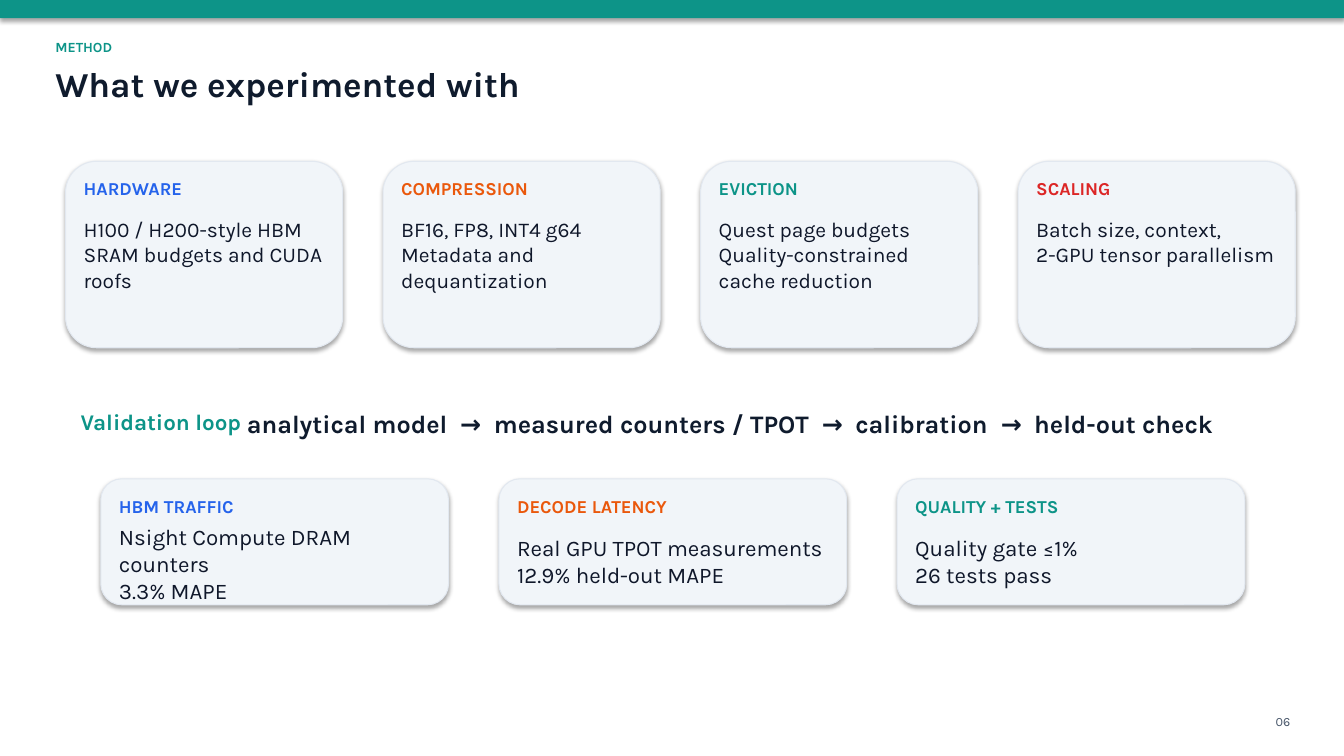
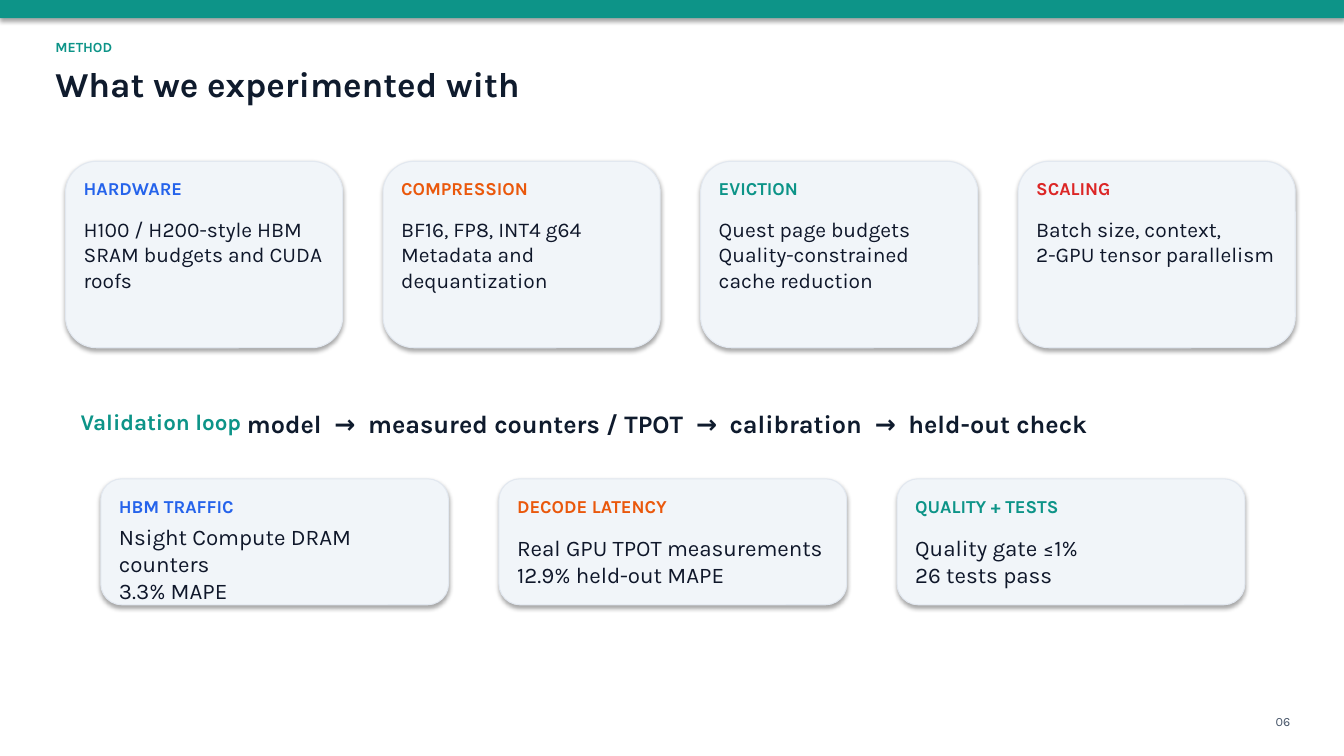
Before and after one commit to HARSH070105/KV-Roofline, a slide deck: slide 6 of docs/KV_Roofline_10_Slide_Deck.pptx. Drawn at 1344x756 pixels with LibreOffice and Linux fonts; fonts in the diff are those of the drawing. Boxes give left, top, right and bottom in pixels: in the first picture for what was removed or moved away, otherwise in the second. Text is boxed around its words. In the diff, an @@ line names an element or a change of style, - is before the commit and + after.

```diff
--- a/docs/KV_Roofline_10_Slide_Deck.pptx
+++ b/docs/KV_Roofline_10_Slide_Deck.pptx
@@ text at box(247, 415, 1087, 434): text changed @@
-analytical model → measured counters / TPOT → calibration → held-out check
+model → measured counters / TPOT → calibration → held-out check
```
Also in this commit, not shown: 2 other slides changed, 3 other files.
